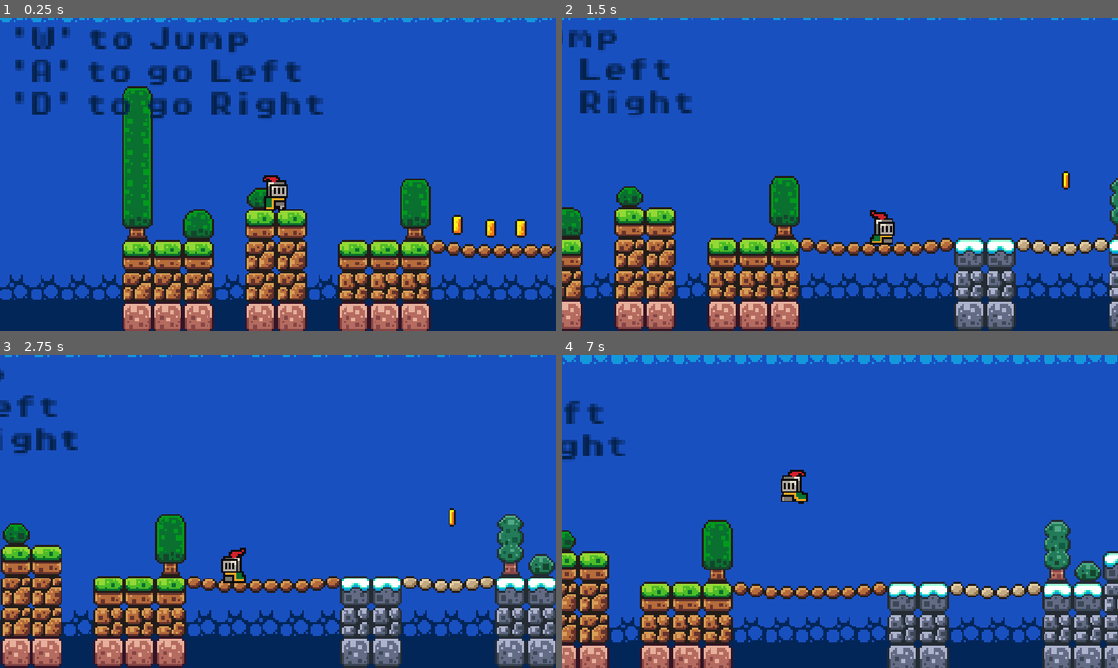
Above: before the commit, frames 1-4 (two rows, left to right).
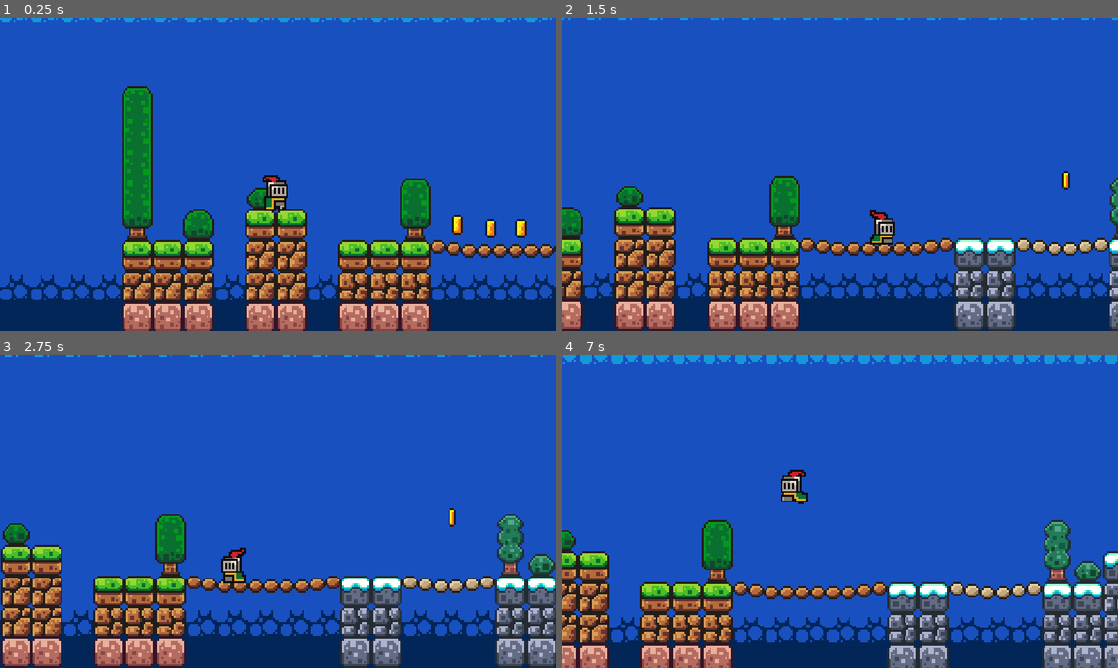
Above: after the commit, the same moments.

Repository: Aditya0058/Platformer
Game: Godot game, scene res://scenes/game.tscn
The game is run twice, just before and just after one commit, with the same random seed, the same clock (stepped at 60 frames per second) and the same inputs.
Inputs (mouse positions are in pixels of both pictures, inside the frame that each line leads up to):
- Up to frame 1 (0.25 s): no input
- Up to frame 2 (1.5 s): tap Enter at 0.5 s; move the mouse to (962, 158) at 0.52 s; hold Right (move_right) from 0.53 s (still down); tap Alt at 0.6 s; click (962, 158) at 0.67 s; tap Space (jump) at 0.77 s; move the mouse to (728, 190) at 1.27 s; tap Shift at 1.35 s
- Up to frame 3 (2.75 s): tap Space (jump) at 1.52 s; move the mouse to (333, 442) at 2.02 s; release Right (move_right) at 2.03 s; hold Left (move_left) from 2.03 s (still down); tap Alt at 2.1 s
- Up to frame 4 (7 s): move the mouse to (812, 574) at 2.77 s; release Left (move_left) at 2.78 s; hold Right (move_right) 2.78-4.28 s; tap Shift at 2.85, 4.35, 5.85 s; click (812, 574) at 2.92 s; tap Space (jump) at 3.02, 3.77, 4.52, 6.02, 6.77 s; move the mouse to (1006, 558) at 3.52 s; tap Alt at 3.6, 5.1, 6.6 s; move the mouse to (673, 464) at 4.27 s; hold Left (move_left) 4.28-5.03 s; move the mouse to (867, 511) at 5.02 s; hold Right (move_right) 5.03-5.78 s; click (867, 511) at 5.17 s; move the mouse to (756, 433) at 5.77 s; hold Left (move_left) from 5.78 s (still down); move the mouse to (962, 495) at 6.52 s

The runs differ from the first frame. In frame 1, 4.6% of the frame differs, in the area x 2-59%, y 2-32%; in frame 2, 1.7%; in frame 3, 0.9%; in frame 4, 0.7%.

Commit message:
Removed Unwanted label

Diff:
--- a/scenes/game.tscn
+++ b/scenes/game.tscn
@@ -376,19 +376,6 @@
 
 [node name="Label3" type="Node" parent="." unique_id=1535760143]
 
-[node name="Label" type="Label" parent="Label3" unique_id=77992210]
-texture_filter = 1
-offset_left = -26.0
-offset_top = 32.0
-offset_right = 150.0
-offset_bottom = 86.0
-theme_override_colors/font_color = Color(0.019607844, 0.13333334, 0.3019608, 1)
-theme_override_fonts/font = ExtResource("7_u5sy4")
-theme_override_font_sizes/font_size = 13
-text = "'W' to Jump
-'A' to go Left
-'D' to go Right"
-
 [node name="Label2" type="Label" parent="Label3" unique_id=365860211]
 offset_left = 914.0
 offset_top = 50.0
Not shown, added: export_presets.cfg
